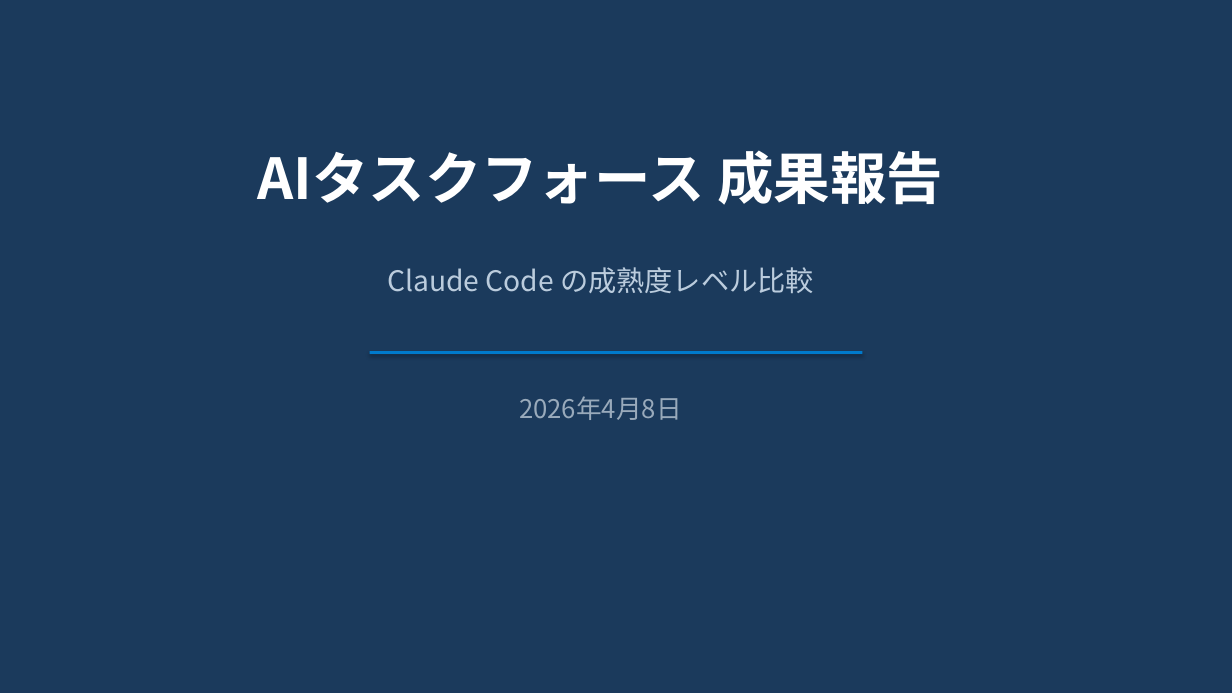
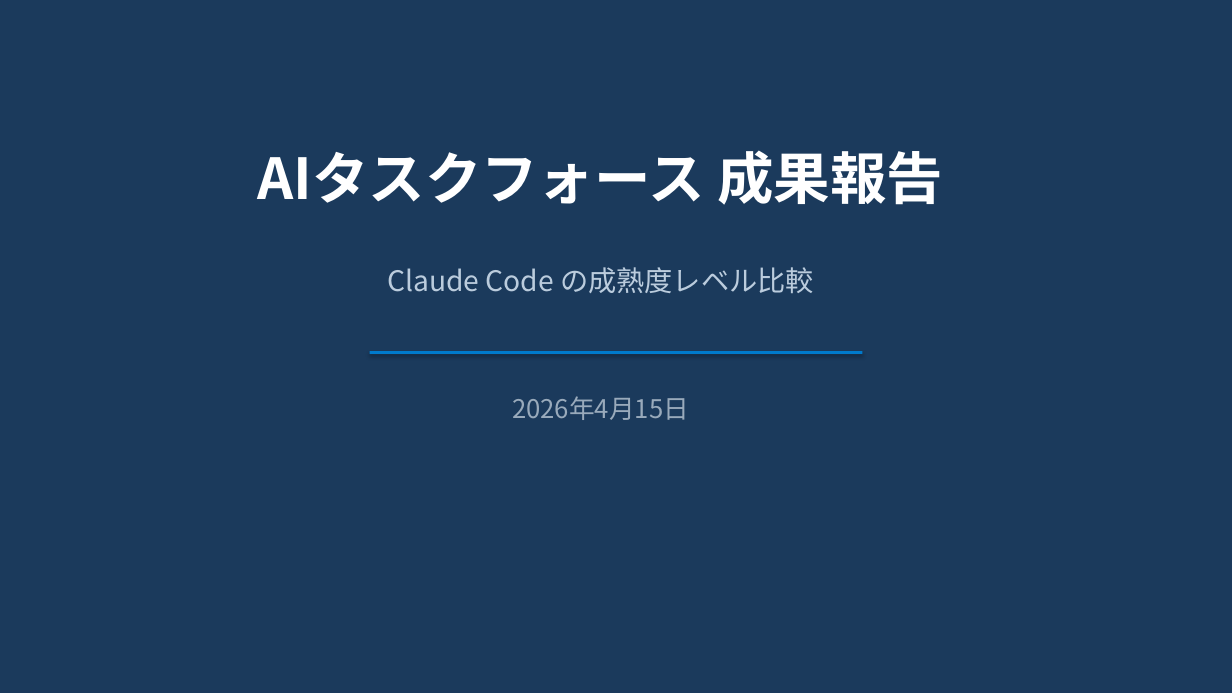
Before and after one commit to teppei19980914/AITaskForce, a slide deck: slide 1 of OUTPUT/20260402/AI駆動開発_実証実験_成果報告_ClaudeCodeの成熟度レベル比較_2026Q1.pptx. Drawn at 1232x693 pixels with LibreOffice and Linux fonts; fonts in the diff are those of the drawing. Boxes give left, top, right and bottom in pixels: in the first picture for what was removed or moved away, otherwise in the second. Text is boxed around its words. In the diff, an @@ line names an element or a change of style, - is before the commit and + after.

```diff
--- a/OUTPUT/20260402/AI駆動開発_実証実験_成果報告_ClaudeCodeの成熟度レベル比較_2026Q1.pptx
+++ b/OUTPUT/20260402/AI駆動開発_実証実験_成果報告_ClaudeCodeの成熟度レベル比較_2026Q1.pptx
@@ text at <box>512,396,689,420</box>: text changed @@
-2026年4月8日
+2026年4月15日
```
Also in this commit, not shown: 1 other slide changed, 6 slides added, 1 slide removed, 3 other files.
